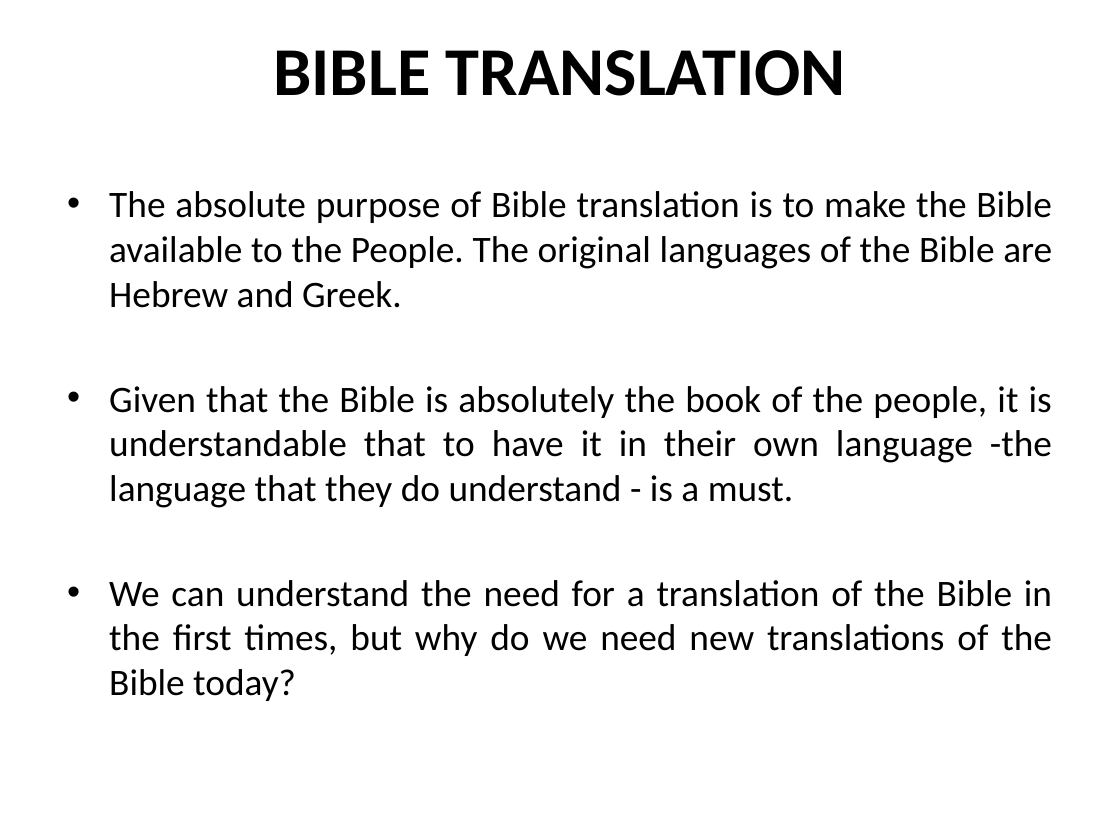
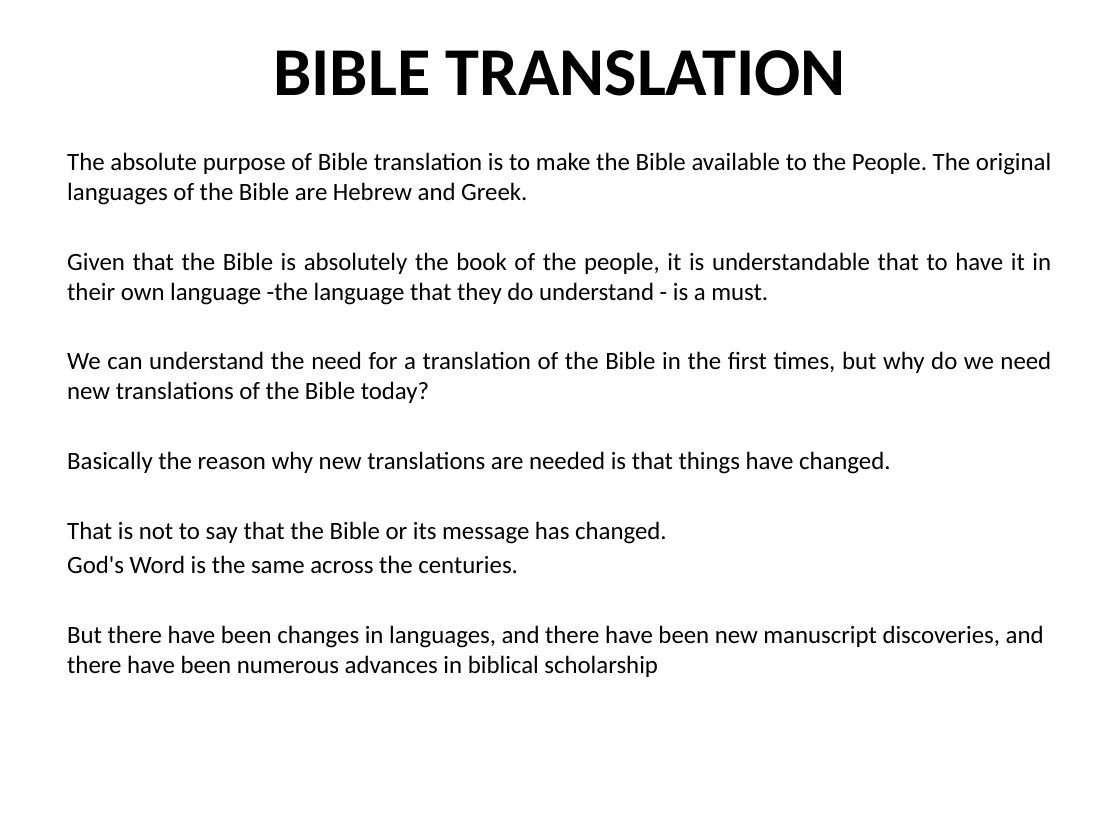
Before and after one commit to mutanganajoseph/Documents, a slide deck: slide 74 of auca/sem-1/intro-to-Bible-study/1 intro to Bible study Notes.pptx. Drawn at 1120x840 pixels with LibreOffice and Linux fonts; fonts in the diff are those of the drawing. Boxes give left, top, right and bottom in pixels: in the first picture for what was removed or moved away, otherwise in the second. Text is boxed around its words. In the diff, an @@ line names an element or a change of style, - is before the commit and + after.

```diff
--- a/auca/sem-1/intro-to-Bible-study/1 intro to Bible study Notes.pptx
+++ b/auca/sem-1/intro-to-Bible-study/1 intro to Bible study Notes.pptx
@@ text "The absolute purpose of Bible ...": place and size @@
-text "The absolute purpose of Bible ..." at box(109, 191, 1052, 701)
+text "The absolute purpose of Bible ..." at box(67, 152, 1051, 677)
@@ text at box(67, 152, 1051, 403): size 24 to 16 pt in "The absolute purpose of Bible translation is ...", "Given that the Bible is absolutely the ...", "We can understand the need for a ..."; bullet • to none; less space between paragraphs @@
@@ text at box(67, 451, 1044, 677): paragraphs added @@
+Basically the reason why new translations are needed is that things have changed.
+That is not to say that the Bible or its message has changed.
+God's Word is the same across the centuries.
+But there have been changes in languages, and there have been new manuscript discoveries, and there have been numerous advances in biblical scholarship
```
Also in this commit, not shown: 1 slide removed, 1 other file.
